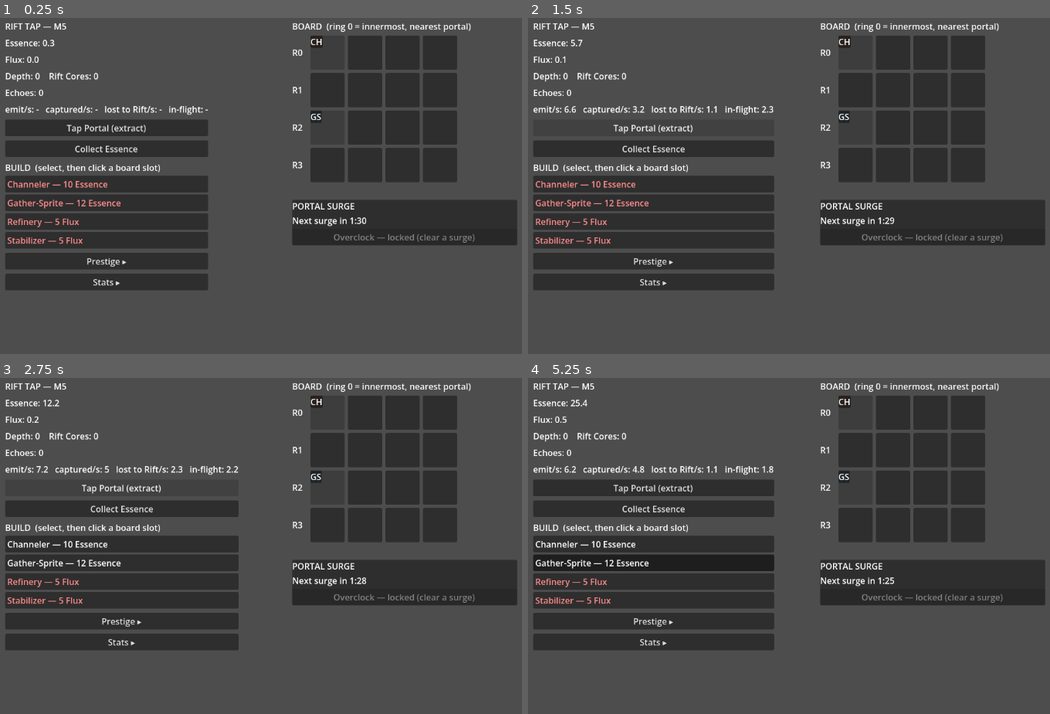
Above: before the commit, frames 1-4 (two rows, left to right).
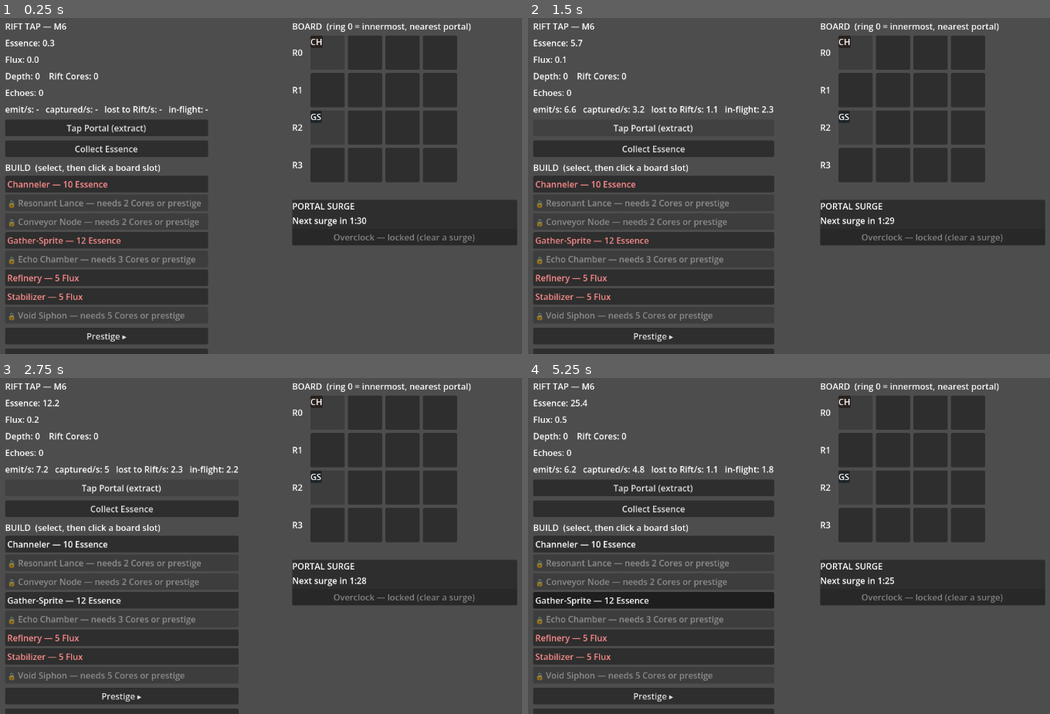
Above: after the commit, the same moments.

Repository: SebRobitaille/reboot-inc
Game: Godot game, scene res://scenes/main/Main.tscn
Two runs of this game, one before a commit and one after it. Both use one fixed random seed, a clock stepped at 60 frames per second and the inputs below.
Inputs:
- Up to frame 1 (0.25 s): no input
- Up to frame 2 (1.5 s): click "Tap Portal (extract)" at 0.5 s; click "Tap Portal (extract)" at 1.25 s
- Up to frame 3 (2.75 s): click "Tap Portal (extract)" at 2 s
- Up to frame 4 (5.25 s): click "Collect Essence" at 2.75 s; click "Collect Essence" at 3.5 s; click "Channeler — 10 Essence" at 4.25 s; click "Gather-Sprite — 12 Essence" at 5 s

The runs differ from the first frame. In frame 1, 6.8% of the frame differs, in the area x 1-40%, y 1-100%; in frame 2, 7.8%; in frame 3, 7.6%; in frame 4, 9.5%, in the area x 1-48%, y 1-100%.

Commit message:
Add Rift Tap M6 (slice 1): core-locked buildings & unlock nodes
Four new buildings, unlockable by Rift Cores in-run OR permanently via a
prestige node (GDD §5/§7 "new toy every reset"):

- Resonant Lance (extractor): emission scales with depth
- Conveyor Node (collector): -50% drift in its ring + light collect
- Echo Chamber (support): +25% Echoes on collapse each
- Void Siphon (support): reclaims 25% of essence lost to the Rift

- is_unlocked = cores >= requirement OR prestige-unlocked; build menu
  shows locked entries with their requirement
- PrestigeNode gains UNLOCK_BUILDING + unlock_target; 3 per-tree nodes
  permanently unlock Lance/Conveyor/Echo Chamber, aggregated into
  GameState.prestige_unlocked (recomputed on load)
- Economy: per-ring drift (Conveyor), depth-scaled emission (Lance),
  siphon reclaim of Rift loss, Echo Chamber echo multiplier on collapse

Deferred to a later slice: Rupture Drill, Magnet Pylon, Twin Portal
(need burst-timing / slot-aware flow), full tree fill-out, balance pass.

Co-Authored-By: Claude Opus 4.8 <noreply@anthropic.com>

Diff:
--- a/GodotProjects/void_miner/docs/rift_tap/autoload/balance.gd
+++ b/GodotProjects/void_miner/docs/rift_tap/autoload/balance.gd
@@ -33,6 +33,8 @@
 const PREFERRED_RING_BONUS: float = 0.25
 # Stabilizers can't drive drift-loss below this fraction of its base value.
 const MIN_DRIFT_MULT: float = 0.1
+# Void Siphons can reclaim at most this fraction of Rift-lost essence (M6).
+const MAX_SIPHON_FRACTION: float = 0.75
 
 # --- Surges (M3) ---
 # Phase durations.
--- a/GodotProjects/void_miner/docs/rift_tap/autoload/economy.gd
+++ b/GodotProjects/void_miner/docs/rift_tap/autoload/economy.gd
@@ -40,8 +40,9 @@
 	var emission := GameState.emission_by_ring()
 	var capacity := GameState.collection_by_ring()
 	var tick := Balance.ECON_TICK
-	# Support modifiers (M2): Stabilizers cut drift, Refineries boost Flux.
-	var drift_loss := Balance.DRIFT_LOSS * GameState.global_drift_mult()
+	# Support modifiers: Stabilizers (global) + Conveyors (per-ring) cut drift.
+	var global_drift := Balance.DRIFT_LOSS * GameState.global_drift_mult()
+	var ring_drift := GameState.drift_mult_by_ring()
 
 	# 1. Emit into rings (extractors; in M1 all emission is at ring 0).
 	var emitted_this_tick := 0.0
@@ -52,6 +53,8 @@
 
 	var captured_this_tick := 0.0
 	var lost_this_tick := 0.0
+	var lost_ring_tick := PackedFloat64Array()
+	lost_ring_tick.resize(Balance.RING_COUNT)
 
 	# 2. Flow inner -> outer.
 	for r in Balance.RING_COUNT:
@@ -66,22 +69,34 @@
 		var outflow: float = inflight[r] * Balance.FLOW_FRACTION
 		inflight[r] -= outflow
 
-		# Drift loss on traversal (reduced by Stabilizers).
-		var drift: float = outflow * drift_loss
-		lost_this_tick += drift
-		_lost_ring[r] += drift
+		# Drift loss on traversal (reduced by Stabilizers globally + Conveyors here).
+		var drift: float = outflow * global_drift * ring_drift[r]
+		lost_ring_tick[r] += drift
 		var kept: float = outflow - drift
 
 		if r < Balance.RING_COUNT - 1:
 			inflight[r + 1] += kept
 		else:
-			# Past the outer ring -> reclaimed by the Rift.
-			lost_this_tick += kept
-			_lost_ring[r] += kept
+			lost_ring_tick[r] += kept   # past the outer ring -> reclaimed by the Rift
+	for r in Balance.RING_COUNT:
+		lost_this_tick += lost_ring_tick[r]
 
-	# 3. Bank captured essence + the Flux throughput byproduct.
+	# 3. Flux from collector throughput (computed before any siphon top-up).
+	GameState.add_flux(captured_this_tick * Balance.FLUX_RATE * GameState.flux_mult())
+
+	# 4. Void Siphons reclaim a fraction of Rift loss as extra captured essence.
+	var siphon := GameState.siphon_fraction()
+	if siphon > 0.0:
+		var keep := 1.0 - siphon
+		captured_this_tick += lost_this_tick * siphon
+		lost_this_tick *= keep
+		for r in Balance.RING_COUNT:
+			lost_ring_tick[r] *= keep
+
+	# 5. Commit per-ring loss + bank essence.
+	for r in Balance.RING_COUNT:
+		_lost_ring[r] += lost_ring_tick[r]
 	GameState.add_essence(captured_this_tick)
-	GameState.add_flux(captured_this_tick * Balance.FLUX_RATE * GameState.flux_mult())
 
 	_emitted_acc += emitted_this_tick
 	_captured_acc += captured_this_tick
--- a/GodotProjects/void_miner/docs/rift_tap/autoload/game_state.gd
+++ b/GodotProjects/void_miner/docs/rift_tap/autoload/game_state.gd
@@ -28,6 +28,8 @@
 var prestige_start_essence: float = 0.0
 var prestige_core_bonus: int = 0
 var prestige_preplace: int = 0
+## Building ids permanently unlocked by prestige nodes (M6). Recomputed on load.
+var prestige_unlocked: Dictionary = {}   # StringName -> true
 
 ## Every buildable BuildingData, loaded from BUILDINGS_DIR at startup. The shop
 ## reads this so adding a .tres adds content with no code change.
@@ -93,7 +95,9 @@
 	for p in placements:
 		var data: BuildingData = p["data"]
 		if data.category == BuildingData.Category.EXTRACTOR:
-			arr[p["ring"]] += data.base_emission * _placement_bonus(data, p["ring"])
+			# Resonant Lance and friends scale emission with depth.
+			var scaled: float = data.base_emission * (1.0 + data.emission_depth_scale * depth)
+			arr[p["ring"]] += scaled * _placement_bonus(data, p["ring"])
 	for i in arr.size():
 		arr[i] *= extraction_mult * surge_emission_mult * prestige_extraction_mult
 	return arr
@@ -128,6 +132,33 @@
 		if data.category == BuildingData.Category.SUPPORT:
 			m *= (1.0 - data.drift_reduction)
 	return maxf(m * prestige_drift_mult, Balance.MIN_DRIFT_MULT)
+
+## Per-ring drift multiplier from Conveyor Nodes placed in each ring (M6). The
+## economy multiplies this by the global factor, then floors the result.
+func drift_mult_by_ring() -> PackedFloat64Array:
+	var arr := PackedFloat64Array()
+	arr.resize(Balance.RING_COUNT)
+	for i in arr.size():
+		arr[i] = 1.0
+	for p in placements:
+		var data: BuildingData = p["data"]
+		if data.ring_drift_reduction > 0.0:
+			arr[p["ring"]] *= (1.0 - data.ring_drift_reduction)
+	return arr
+
+## Fraction of Rift-reclaimed essence reclaimed back by Void Siphons (M6), <1.
+func siphon_fraction() -> float:
+	var f := 0.0
+	for p in placements:
+		f += p["data"].siphon_fraction
+	return minf(f, Balance.MAX_SIPHON_FRACTION)
+
+## Echoes-on-collapse multiplier from Echo Chambers placed this run (M6).
+func building_echo_mult() -> float:
+	var m := 1.0
+	for p in placements:
+		m += p["data"].echo_bonus
+	return m
 
 # --- Buy + place ---
 
@@ -144,8 +175,10 @@
 		BuildingData.Currency.RIFT_CORE: return float(rift_cores)
 	return 0.0
 
+## Unlocked by reaching the Rift-Core requirement in-run, OR permanently by a
+## prestige node (M6) — either path opens the building.
 func is_unlocked(data: BuildingData) -> bool:
-	return rift_cores >= data.unlock_requirement
+	return rift_cores >= data.unlock_requirement or prestige_unlocked.has(data.id)
 
 func can_afford(data: BuildingData) -> bool:
 	return is_unlocked(data) and balance_for(data.buy_currency) >= current_cost(data)
--- a/GodotProjects/void_miner/docs/rift_tap/autoload/prestige_manager.gd
+++ b/GodotProjects/void_miner/docs/rift_tap/autoload/prestige_manager.gd
@@ -30,7 +30,9 @@
 # --- Collapse ---
 
 func echoes_on_collapse() -> float:
-	return floor(Balance.echoes_gained(GameState.depth, GameState.rift_cores) * _echo_mult)
+	# Echo Chambers placed this run multiply the banked total (M6).
+	var mult := _echo_mult * GameState.building_echo_mult()
+	return floor(Balance.echoes_gained(GameState.depth, GameState.rift_cores) * mult)
 
 func can_collapse() -> bool:
 	return echoes_on_collapse() > 0.0
@@ -78,9 +80,13 @@
 ## persistent prestige_* factors (and our local auto-click / echo state).
 func apply_modifiers() -> void:
 	var sums := {}
+	var unlocked := {}
 	for node in catalog:
 		if _owned.has(node.id):
 			sums[node.effect] = sums.get(node.effect, 0.0) + node.magnitude
+			if node.effect == PrestigeNode.Effect.UNLOCK_BUILDING and node.unlock_target != &"":
+				unlocked[node.unlock_target] = true
+	GameState.prestige_unlocked = unlocked
 
 	GameState.prestige_extraction_mult = 1.0 + sums.get(PrestigeNode.Effect.EXTRACTION_MULT, 0.0)
 	GameState.prestige_collection_mult = 1.0 + sums.get(PrestigeNode.Effect.COLLECTION_MULT, 0.0)
--- /dev/null
+++ b/GodotProjects/void_miner/docs/rift_tap/data/buildings/conveyor_node.tres
@@ -0,0 +1,18 @@
+[gd_resource type="Resource" script_class="BuildingData" load_steps=2 format=3]
+
+[ext_resource type="Script" path="res://resources/building_data.gd" id="1_bd"]
+
+[resource]
+script = ExtResource("1_bd")
+id = &"conveyor_node"
+display_name = "Conveyor Node"
+category = 1
+buy_currency = 1
+base_cost = 8.0
+cost_growth = 1.15
+base_emission = 0.0
+base_collect = 2.0
+ring_drift_reduction = 0.5
+preferred_ring = 1
+unlock_requirement = 2
+description = "Collector hybrid: cuts drift-loss in its ring by 50% and collects a little."
--- /dev/null
+++ b/GodotProjects/void_miner/docs/rift_tap/data/buildings/echo_chamber.tres
@@ -0,0 +1,18 @@
+[gd_resource type="Resource" script_class="BuildingData" load_steps=2 format=3]
+
+[ext_resource type="Script" path="res://resources/building_data.gd" id="1_bd"]
+
+[resource]
+script = ExtResource("1_bd")
+id = &"echo_chamber"
+display_name = "Echo Chamber"
+category = 2
+buy_currency = 1
+base_cost = 15.0
+cost_growth = 1.2
+base_emission = 0.0
+base_collect = 0.0
+echo_bonus = 0.25
+preferred_ring = -1
+unlock_requirement = 3
+description = "Support: each placed Echo Chamber adds +25% Echoes banked on collapse."
--- /dev/null
+++ b/GodotProjects/void_miner/docs/rift_tap/data/buildings/resonant_lance.tres
@@ -0,0 +1,18 @@
+[gd_resource type="Resource" script_class="BuildingData" load_steps=2 format=3]
+
+[ext_resource type="Script" path="res://resources/building_data.gd" id="1_bd"]
+
+[resource]
+script = ExtResource("1_bd")
+id = &"resonant_lance"
+display_name = "Resonant Lance"
+category = 0
+buy_currency = 0
+base_cost = 50.0
+cost_growth = 1.15
+base_emission = 8.0
+base_collect = 0.0
+emission_depth_scale = 0.5
+preferred_ring = 0
+unlock_requirement = 2
+description = "Late-bloomer extractor: emission grows +50% per depth tier reached."
--- /dev/null
+++ b/GodotProjects/void_miner/docs/rift_tap/data/buildings/void_siphon.tres
@@ -0,0 +1,18 @@
+[gd_resource type="Resource" script_class="BuildingData" load_steps=2 format=3]
+
+[ext_resource type="Script" path="res://resources/building_data.gd" id="1_bd"]
+
+[resource]
+script = ExtResource("1_bd")
+id = &"void_siphon"
+display_name = "Void Siphon"
+category = 2
+buy_currency = 1
+base_cost = 20.0
+cost_growth = 1.2
+base_emission = 0.0
+base_collect = 0.0
+siphon_fraction = 0.25
+preferred_ring = -1
+unlock_requirement = 5
+description = "Support: reclaims 25% of essence the Rift takes, turning the sink into upside."
--- /dev/null
+++ b/GodotProjects/void_miner/docs/rift_tap/data/prestige/col_conveyor.tres
@@ -0,0 +1,15 @@
+[gd_resource type="Resource" script_class="PrestigeNode" load_steps=2 format=3]
+
+[ext_resource type="Script" path="res://resources/prestige_node.gd" id="1_pn"]
+
+[resource]
+script = ExtResource("1_pn")
+id = &"col_conveyor"
+display_name = "Conveyor Schematics"
+tree = 1
+effect = 9
+magnitude = 0.0
+cost = 5.0
+prereq = &""
+unlock_target = &"conveyor_node"
+description = "Permanently unlocks the Conveyor Node collector in every run."
--- /dev/null
+++ b/GodotProjects/void_miner/docs/rift_tap/data/prestige/ext_lance.tres
@@ -0,0 +1,15 @@
+[gd_resource type="Resource" script_class="PrestigeNode" load_steps=2 format=3]
+
+[ext_resource type="Script" path="res://resources/prestige_node.gd" id="1_pn"]
+
+[resource]
+script = ExtResource("1_pn")
+id = &"ext_lance"
+display_name = "Lance Schematics"
+tree = 0
+effect = 9
+magnitude = 0.0
+cost = 5.0
+prereq = &""
+unlock_target = &"resonant_lance"
+description = "Permanently unlocks the Resonant Lance extractor in every run."
--- /dev/null
+++ b/GodotProjects/void_miner/docs/rift_tap/data/prestige/res_echochamber.tres
@@ -0,0 +1,15 @@
+[gd_resource type="Resource" script_class="PrestigeNode" load_steps=2 format=3]
+
+[ext_resource type="Script" path="res://resources/prestige_node.gd" id="1_pn"]
+
+[resource]
+script = ExtResource("1_pn")
+id = &"res_echochamber"
+display_name = "Echo Chamber Schematics"
+tree = 2
+effect = 9
+magnitude = 0.0
+cost = 6.0
+prereq = &""
+unlock_target = &"echo_chamber"
+description = "Permanently unlocks the Echo Chamber support building in every run."
--- a/GodotProjects/void_miner/docs/rift_tap/resources/building_data.gd
+++ b/GodotProjects/void_miner/docs/rift_tap/resources/building_data.gd
@@ -23,17 +23,28 @@
 @export var base_emission: float = 0.0   # essence/sec injected (EXTRACTOR)
 @export var base_collect: float = 0.0    # essence/sec captured (COLLECTOR)
 
-# --- Support effects (SUPPORT category) ---
+# --- Extractor scaling ---
+## Resonant Lance: emission is multiplied by (1 + emission_depth_scale * depth).
+@export var emission_depth_scale: float = 0.0
+
+# --- Support / special effects ---
 ## Refinery: each adds this to the global Flux multiplier (0.5 = +50%).
 @export var flux_bonus: float = 0.0
 ## Stabilizer: each reduces global drift-loss by this fraction (0.3 = -30%),
 ## applied multiplicatively and floored by Balance.MIN_DRIFT_MULT.
 @export var drift_reduction: float = 0.0
+## Conveyor Node: reduces drift-loss in ITS ring by this fraction (0.5 = -50%).
+@export var ring_drift_reduction: float = 0.0
+## Void Siphon: each reclaims this fraction of essence the Rift would take.
+@export var siphon_fraction: float = 0.0
+## Echo Chamber: each adds this to the Echoes-on-collapse multiplier (0.25 = +25%).
+@export var echo_bonus: float = 0.0
 
 # --- Placement & unlocks ---
 ## Soft hint: placing on this ring grants Balance.PREFERRED_RING_BONUS. -1 = none.
 @export var preferred_ring: int = -1
 ## Rift Cores required before this type can be bought. 0 = available from turn 1.
+## A building also unlocks if a prestige node unlocks it (GameState.prestige_unlocked).
 @export var unlock_requirement: int = 0
 
 # --- Presentation ---
--- a/GodotProjects/void_miner/docs/rift_tap/resources/prestige_node.gd
+++ b/GodotProjects/void_miner/docs/rift_tap/resources/prestige_node.gd
@@ -15,9 +15,11 @@
 ##  AUTOCLICK        — auto-tap strength (taps the portal + collects on a timer)
 ##  CORE_GAIN        — extra Rift Cores per cleared surge
 ##  PREPLACE_STARTER — extra Channelers pre-placed at run start
+##  UNLOCK_BUILDING  — permanently unlocks the building in `unlock_target`
 enum Effect {
 	EXTRACTION_MULT, COLLECTION_MULT, FLUX_MULT, DRIFT_REDUCTION,
 	START_ESSENCE, AUTOCLICK, CORE_GAIN, ECHO_MULT, PREPLACE_STARTER,
+	UNLOCK_BUILDING,
 }
 
 @export var id: StringName
@@ -28,4 +30,6 @@
 @export var cost: float = 1.0              # Echoes
 ## Single prerequisite node id (empty = a tree root). Kept to one for M4 simplicity.
 @export var prereq: StringName = &""
+## For UNLOCK_BUILDING: the BuildingData id this node permanently unlocks (M6).
+@export var unlock_target: StringName = &""
 @export var description: String = ""
--- a/GodotProjects/void_miner/docs/rift_tap/scenes/main/main.gd
+++ b/GodotProjects/void_miner/docs/rift_tap/scenes/main/main.gd
@@ -38,7 +38,7 @@
 	_on_depth_or_cores_changed()
 	_on_echoes_changed(PrestigeManager.echoes)
 
-	print("[Rift Tap] M5 running. Economy tick = %s s." % Balance.ECON_TICK)
+	print("[Rift Tap] M6 running. Economy tick = %s s." % Balance.ECON_TICK)
 
 func _build_ui() -> void:
 	var layer := CanvasLayer.new()
@@ -50,7 +50,7 @@
 	layer.add_child(panel)
 
 	var title := Label.new()
-	title.text = "RIFT TAP — M5"
+	title.text = "RIFT TAP — M6"
 	panel.add_child(title)
 
 	_essence_label = Label.new()
--- a/GodotProjects/void_miner/docs/rift_tap/scenes/ui/build_menu.gd
+++ b/GodotProjects/void_miner/docs/rift_tap/scenes/ui/build_menu.gd
@@ -4,6 +4,7 @@
 
 const AFFORD_COLOR := Color.WHITE
 const UNAFFORD_COLOR := Color(1.0, 0.55, 0.55)
+const LOCKED_COLOR := Color(0.5, 0.5, 0.5)
 
 var _rows: Array[Dictionary] = []   # [{ data, button }]
 
@@ -13,7 +14,9 @@
 	EventBus.essence_changed.connect(_on_balance_changed)
 	EventBus.flux_changed.connect(_on_balance_changed)
 	EventBus.building_placed.connect(_on_placed)
-	EventBus.run_reset.connect(_refresh)   # owned counts reset -> costs back to base
+	EventBus.run_reset.connect(_refresh)              # owned counts reset -> base costs
+	EventBus.rift_cores_changed.connect(_on_balance_changed)        # may unlock a building
+	EventBus.prestige_node_purchased.connect(_on_node_purchased)   # may unlock a building
 	_refresh()
 
 func _build() -> void:
@@ -42,10 +45,20 @@
 	# Cost of that type just rose; refresh all labels.
 	_refresh()
 
+func _on_node_purchased(_node) -> void:
+	_refresh()
+
 func _refresh() -> void:
 	for r in _rows:
 		var data: BuildingData = r["data"]
 		var b: Button = r["button"]
+		if not GameState.is_unlocked(data):
+			b.text = "🔒 %s — needs %d Cores or prestige" % [data.display_name, data.unlock_requirement]
+			b.disabled = true
+			b.button_pressed = false
+			b.add_theme_color_override("font_color", LOCKED_COLOR)
+			continue
+		b.disabled = false
 		var cost := GameState.current_cost(data)
 		b.text = "%s — %s %s" % [data.display_name, NumberFormat.format(cost), _currency_label(data.buy_currency)]
 		# Keep selectable even when unaffordable (arm now, save up); just signal it.
